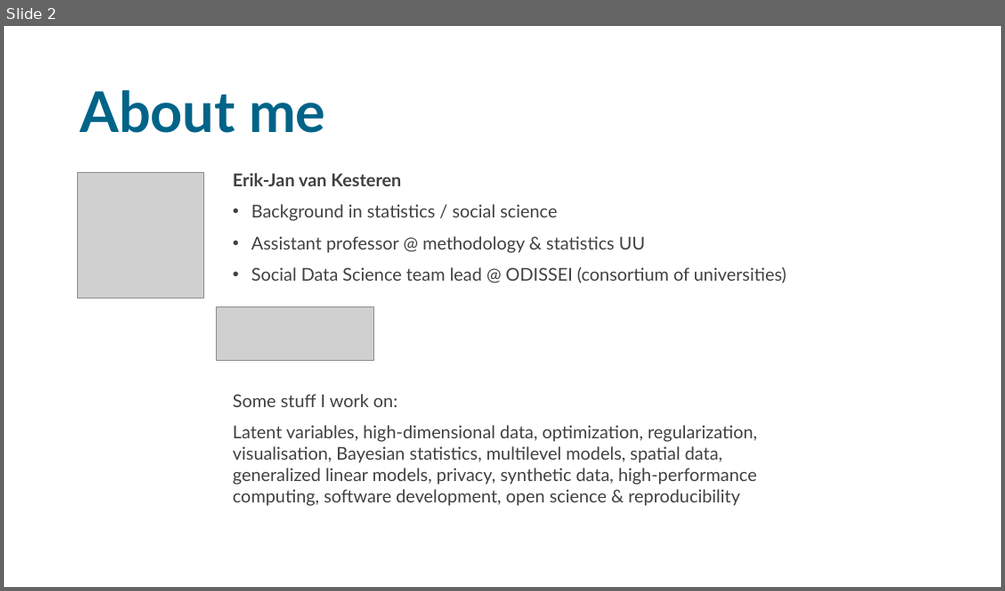
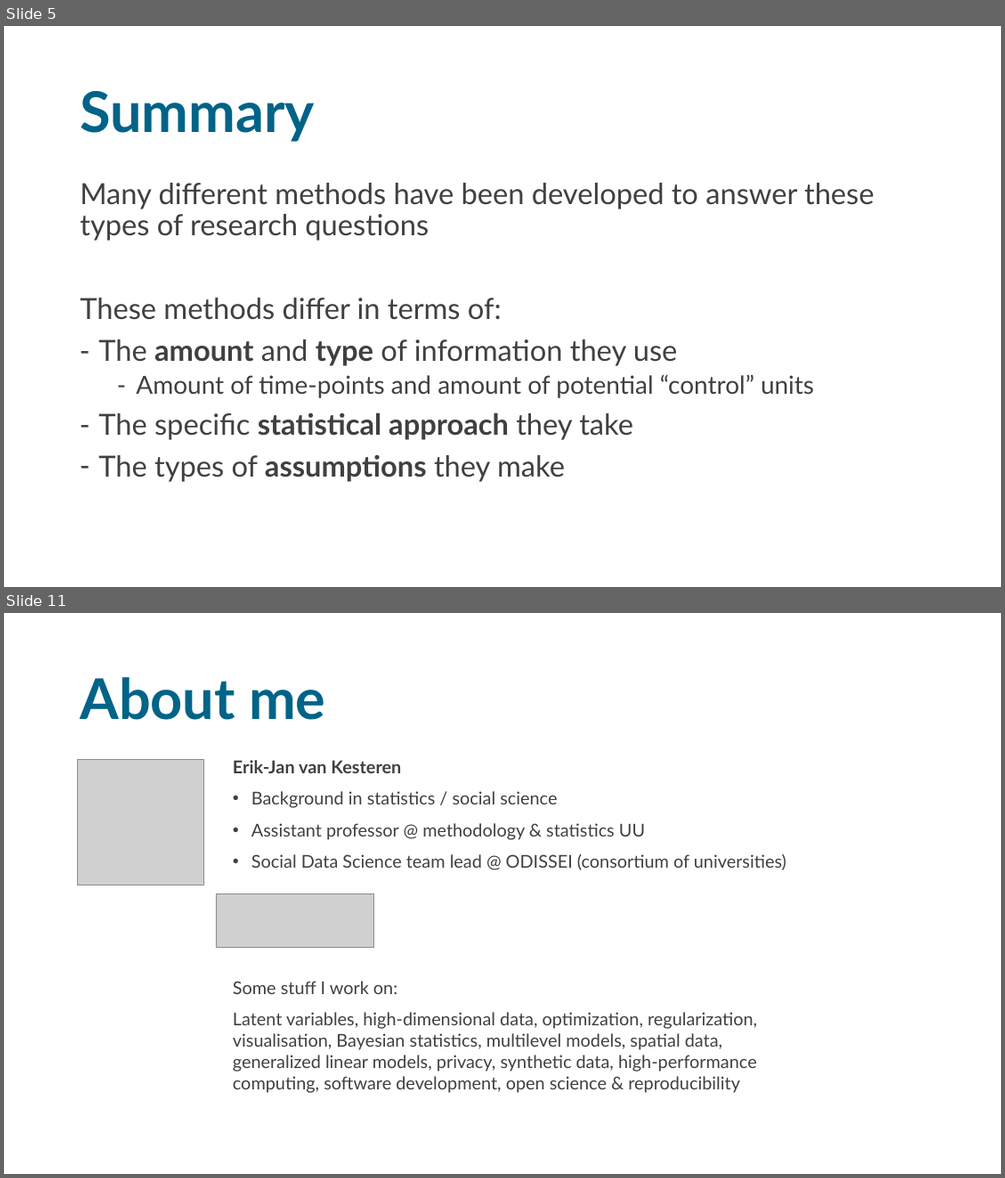
Before and after one commit to sodascience/workshop_causal_impact_assessment, a slide deck: lectures/05_discussion/discussion.pptx. Shown one above the other, each under a label of ours: slide 2 before the commit, slides 5 and 11 after it; the slides between them are not shown. The pictures are 1005x591 and 1005x1178 pixels, drawn with LibreOffice and Linux fonts; fonts in the diff are those of the drawing; grey boxes stand for pictures. Boxes give left, top, right and bottom in pixels: in the first picture for what was removed or moved away, otherwise in the second. Text is boxed around its words. In the diff, an @@ line names an element or a change of style, - is before the commit and + after.

```diff
--- a/lectures/05_discussion/discussion.pptx
+++ b/lectures/05_discussion/discussion.pptx
@@ slide 5 added at bbox=[4, 26, 1001, 587], background #FFFFFF @@
@@ title added at bbox=[80, 91, 315, 142], 54 pt, text #006388, bold @@
+Summary
@@ text added at bbox=[80, 183, 874, 482], 28 pt, text #404040 @@
+Many different methods have been developed to answer these types of research questions
+These methods differ in terms of:
+– The amount and type of information they use
+  – Amount of time-points and amount of potential “control” units
+– The specific statistical approach they take
+– The types of assumptions they make
@@ what was slide 2 is now slide 11 @@
```
Also in this commit, not shown: 9 other slides added, 2 slides removed, 8 other files.
